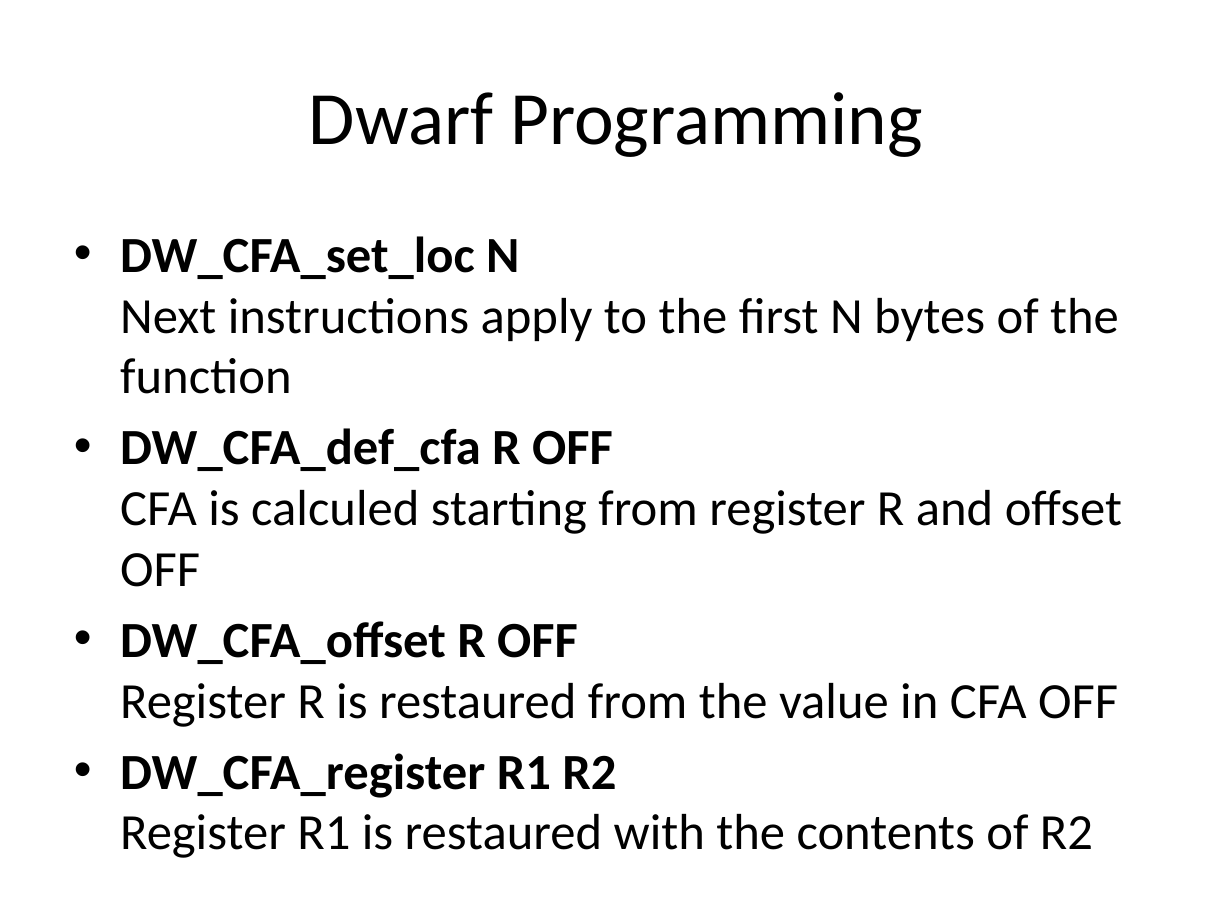
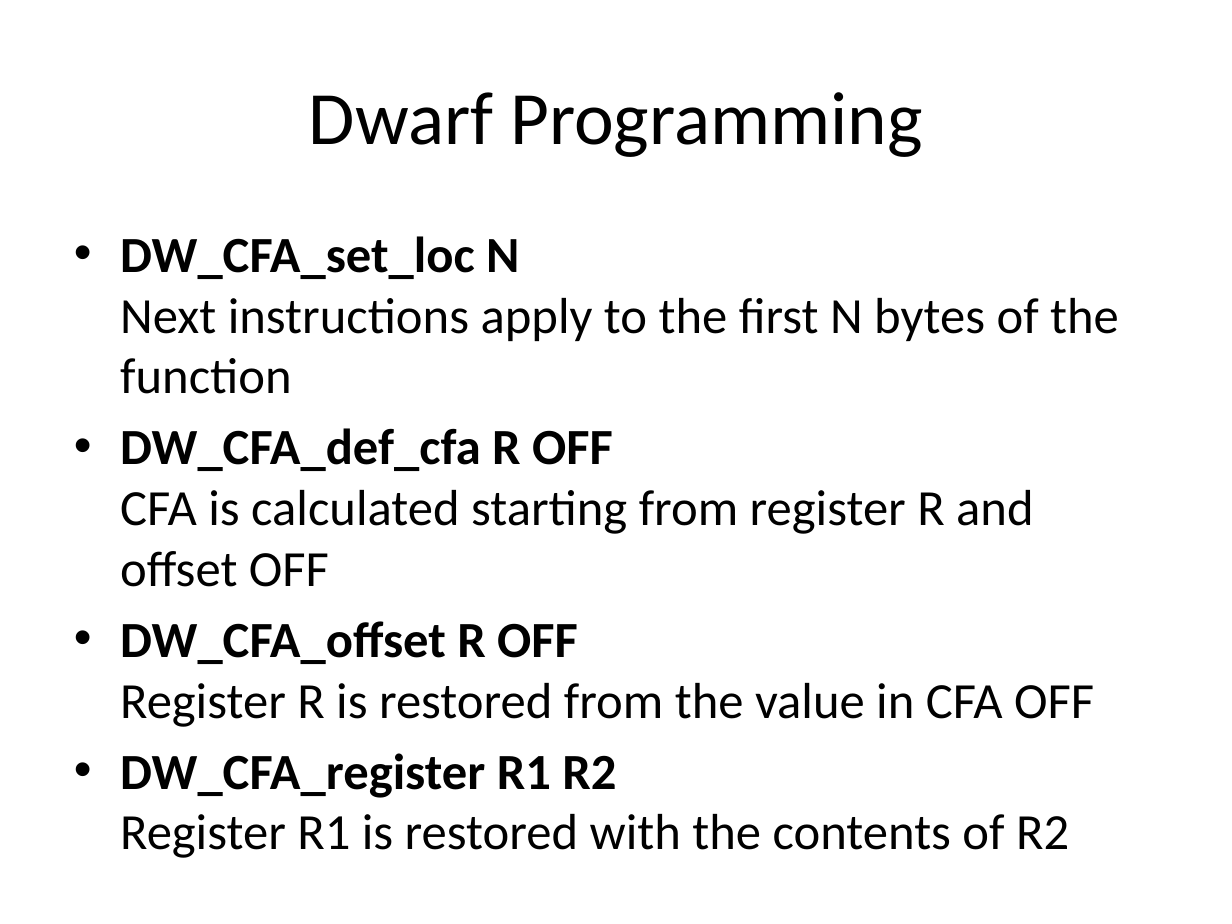
Before and after one commit to rrbranco/Defcon2012, a slide deck: slide 19 of JamesSergeyRodrigoDefcon2012.pptx. Drawn at 1232x924 pixels with LibreOffice and Linux fonts; fonts in the diff are those of the drawing. Boxes give left, top, right and bottom in pixels: in the first picture for what was removed or moved away, otherwise in the second. Text is boxed around its words. In the diff, an @@ line names an element or a change of style, - is before the commit and + after.

```diff
--- a/JamesSergeyRodrigoDefcon2012.pptx
+++ b/JamesSergeyRodrigoDefcon2012.pptx
@@ text at (120,428,1094,858): text changed @@
-• DW_CFA_def_cfa R OFF
-  CFA is calculed starting from register R and offset OFF
-• DW_CFA_offset R OFF
-  Register R is restaured from the value in CFA OFF
-• DW_CFA_register R1 R2
-  Register R1 is restaured with the contents of R2
+• DW_CFA_def_cfa R OFF
+  CFA is calculated starting from register R and offset OFF
+• DW_CFA_offset R OFF
+  Register R is restored from the value in CFA OFF
+• DW_CFA_register R1 R2
+  Register R1 is restored with the contents of R2
```
Also in this commit, not shown: 10 other slides changed, 1 slide added, 1 slide removed.
